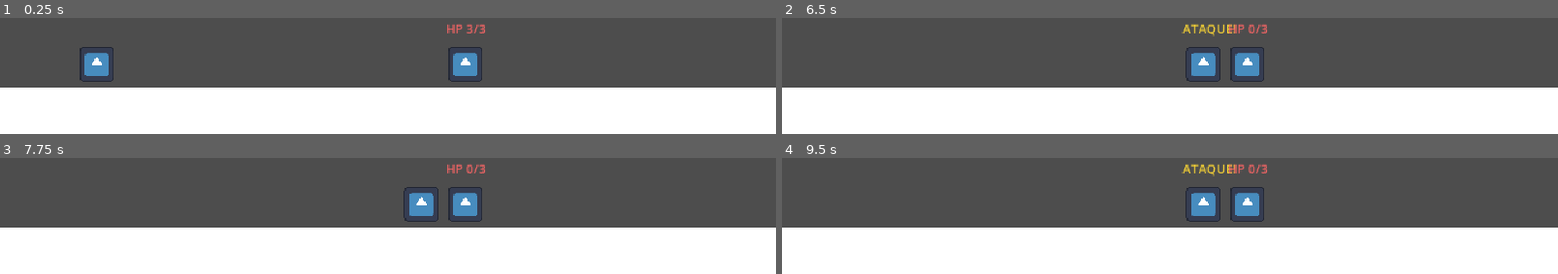
Above: before the commit, frames 1-4 (two rows, left to right).
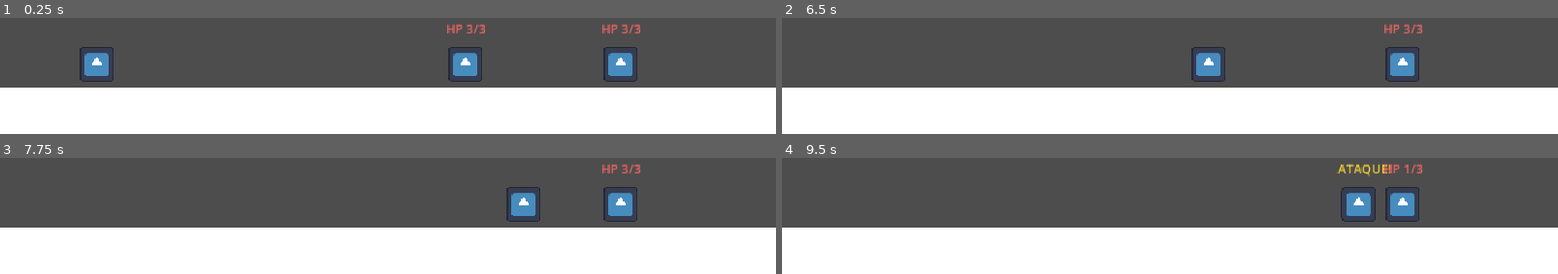
Above: after the commit, the same moments.

Repository: LucasSMFerreira/IdleAdventure
Game: Godot game, scene res://scenes/main.tscn
Two runs of this game, one before a commit and one after it. Both use one fixed random seed, a clock stepped at 60 frames per second and the inputs below. The engine's default icon, where the game draws it, is replaced by a stand-in: a white triangle on a blue panel in a dark square.
Inputs:
- Up to frame 1 (0.25 s): no input
- Up to frame 2 (6.5 s): tap Enter at 5 s
- Up to frame 3 (7.75 s): no input
- Up to frame 4 (9.5 s): no input

The runs differ from the first frame. In frame 1, 1.0% of the frame differs, in the area x 77-83%, y 5-55%; in frame 2, 2.8%; in frame 3, 3.6%; in frame 4, 4.1%, in the area x 51-83%, y 5-55%.

Commit message:
Faz inimigos morrerem e player seguir

Diff:
--- a/scenes/enemy.gd
+++ b/scenes/enemy.gd
@@ -13,6 +13,8 @@
 		return
 	vida_atual = maxi(vida_atual - dano, 0)
 	_atualizar_vida()
+	if vida_atual == 0:
+		queue_free()
 
 func _atualizar_vida():
 	texto_vida.text = "HP %d/%d" % [vida_atual, vida_maxima]
--- a/scenes/main.tscn
+++ b/scenes/main.tscn
@@ -17,4 +17,7 @@
 
 [node name="Enemy" parent="." unique_id=1046536965 instance=ExtResource("3_sugp2")]
 position = Vector2(600, 210)
+[node name="Enemy2" parent="." instance=ExtResource("3_sugp2")]
+position = Vector2(800, 210)
+
 [connection signal="atacou" from="Player" to="." method="_on_player_atacou"]
--- a/scenes/player.gd
+++ b/scenes/player.gd
@@ -17,6 +17,7 @@
 func _on_detection_body_entered(body):
 	if body is CharacterBody2D and body.is_in_group("enemy") and not inimigo_perto:
 		alvo = body
+		alvo.tree_exiting.connect(_on_alvo_saiu)
 		inimigo_perto = true
 		_atacar()
 		tempo_ataque.start()
@@ -30,3 +31,10 @@
 
 func _on_tempo_aviso_timeout():
 	aviso_ataque.hide()
+
+func _on_alvo_saiu():
+	tempo_ataque.stop()
+	tempo_aviso.stop()
+	aviso_ataque.hide()
+	alvo = null
+	inimigo_perto = false
